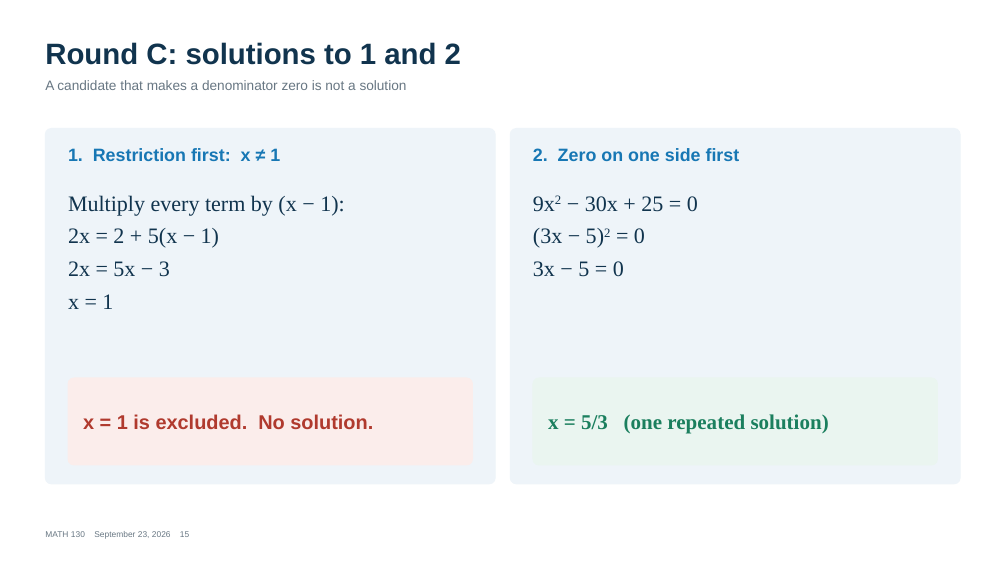
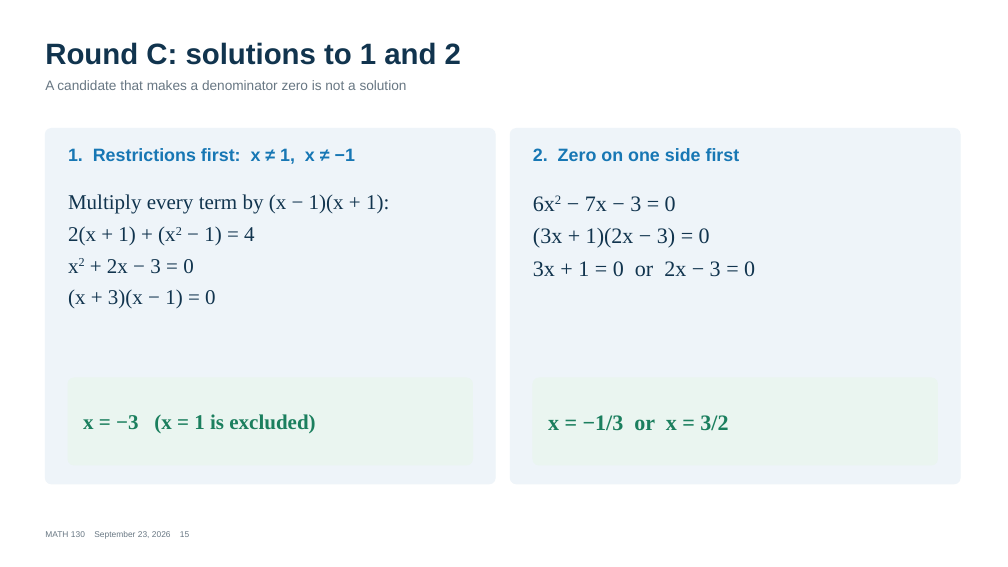
Before and after one commit to andrewhvolk/andrewhvolk.github.io, a slide deck: slide 15 of slides/Math130Test1Review_2026-09-23.pptx. Drawn at 1008x567 pixels with LibreOffice and Linux fonts; fonts in the diff are those of the drawing. Boxes give left, top, right and bottom in pixels: in the first picture for what was removed or moved away, otherwise in the second. Text is boxed around its words. In the diff, an @@ line names an element or a change of style, - is before the commit and + after.

```diff
--- a/slides/Math130Test1Review_2026-09-23.pptx
+++ b/slides/Math130Test1Review_2026-09-23.pptx
@@ text at bbox=[68, 148, 355, 164]: text changed @@
-1. Restriction first: x ≠ 1
+1. Restrictions first: x ≠ 1, x ≠ −1
@@ text at bbox=[68, 194, 389, 308]: text changed; size 21 to 20 pt @@
-Multiply every term by (x − 1):
-2x = 2 + 5(x − 1)
-2x = 5x − 3
-x = 1
+Multiply every term by (x − 1)(x + 1):
+2(x + 1) + (x2 − 1) = 4
+x2 + 2x − 3 = 0
+(x + 3)(x − 1) = 0
@@ text at bbox=[533, 196, 755, 277]: text changed @@
-9x2 − 30x + 25 = 0
-(3x − 5)2 = 0
-3x − 5 = 0
+6x2 − 7x − 3 = 0
+(3x + 1)(2x − 3) = 0
+3x + 1 = 0 or 2x − 3 = 0
@@ rounded rectangle at bbox=[68, 378, 473, 465]: fill #FBEDEB to #EAF5F0; outline #FBEDEB 1 pt to #EAF5F0 1 pt @@
@@ text at bbox=[83, 414, 315, 433]: text changed; size 19 to 20 pt; font Arial to Times New Roman; text colour #B03A2E to #1B7F5E @@
-x = 1 is excluded. No solution.
+x = −3 (x = 1 is excluded)
@@ text at bbox=[548, 415, 728, 431]: text changed; size 20 to 21 pt @@
-x = 5/3 (one repeated solution)
+x = −1/3 or x = 3/2
```
Also in this commit, not shown: 3 other slides changed.
